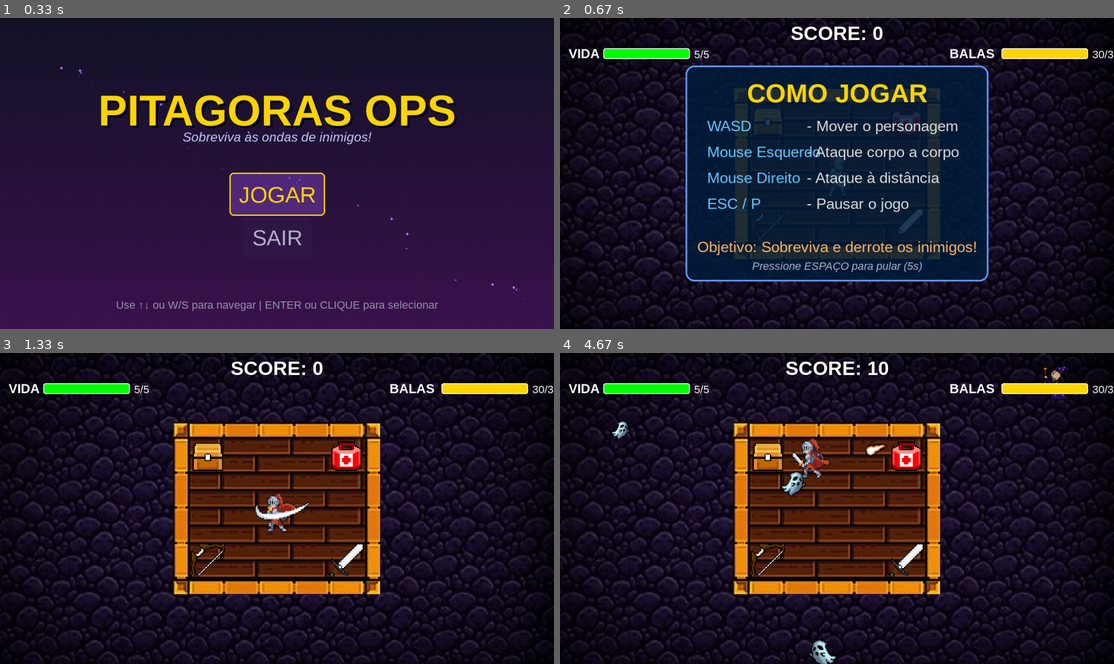
Above: before the commit, frames 1-4 (two rows, left to right).
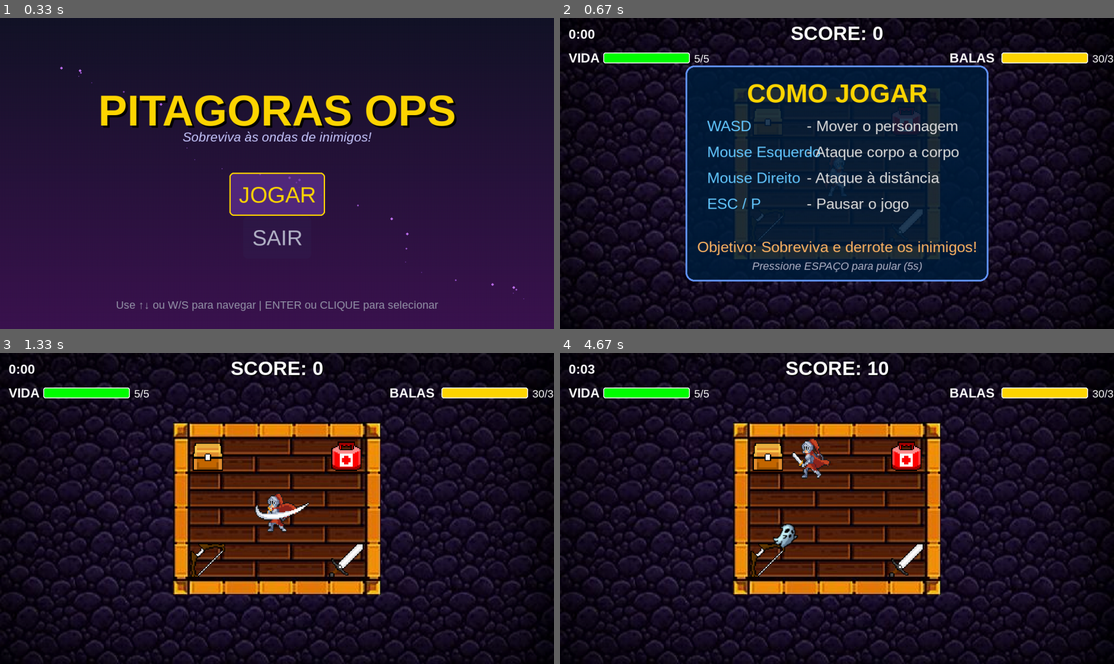
Above: after the commit, the same moments.

Repository: nicolassaez2004/pygamedesoft2026.1
Game: pygame game, started from main.py
Two runs of this game, one before a commit and one after it. Both use one fixed random seed, a clock stepped at 60 frames per second and the inputs below.
Inputs (mouse positions are in pixels of both pictures, inside the frame that each line leads up to):
- Up to frame 1 (0.33 s): no input
- Up to frame 2 (0.67 s): press the mouse at (814, 185) at 0.37 s; move the mouse to (914, 176) at 0.47 s; release the mouse at (1014, 164) at 0.6 s
- Up to frame 3 (1.33 s): tap Space at 0.67 s; press the mouse at (254, 520) at 1.03 s; move the mouse to (204, 483) at 1.13 s; release the mouse at (149, 446) at 1.27 s
- Up to frame 4 (4.67 s): hold W 1.33-1.8 s; hold D 1.83-2.3 s; hold A 2.33-2.87 s; hold S 2.9-3.2 s; press the mouse at (814, 520) at 3.27 s; move the mouse to (803, 502) at 3.37 s; release the mouse at (787, 483) at 3.5 s; hold A 3.57-3.97 s; hold W 4-4.37 s; hold D from 4.4 s (still down)

Frame 1 is identical in both runs. In frame 2, 1.7% of the frame differs, in the area x 1-100%, y 3-15%; in frame 3, 1.7%; in frame 4, 2.7%, in the area x 1-100%, y 3-100%.

Commit message:
Adição de música e balanceamento

Diff:
--- a/enemy.py
+++ b/enemy.py
@@ -111,6 +111,7 @@
 
     def __init__(self, x, y, sprite, speed=140, radius=None):
         super().__init__(x, y, sprite, speed, radius, preferred_min=260, preferred_max=420)
+        self.shoot_interval = 2.5  # Reduzido de 1.8 para começar mais devagar
 
     def maybe_shoot(self, player_pos):
         if not self.can_shoot():
@@ -128,6 +129,12 @@
         else:
             # Todos os tipos disponíveis
             arrow_idx = random.randint(0, 2)
+
+        # Reduzir intervalo conforme dificuldade aumenta
+        base_interval = 2.5
+        difficulty_multiplier = max(1.0, 1.0 - (difficulty_level - 1.0) * 0.15)  # Reduz até 15% conforme dificuldade
+        adjusted_interval = base_interval * difficulty_multiplier
+        self.shoot_interval = adjusted_interval
 
         # Definição com escalação
         arrow_types = [
@@ -156,7 +163,7 @@
 
     def __init__(self, x, y, sprite, speed=130, radius=None):
         super().__init__(x, y, sprite, speed, radius, preferred_min=260, preferred_max=420)
-        self.shoot_interval = 2.1
+        self.shoot_interval = 2.8  # Reduzido de 2.1 para começar mais devagar
 
     def maybe_shoot(self, player_pos):
         if not self.can_shoot():
@@ -174,6 +181,12 @@
         else:
             # Todos os tipos disponíveis
             spell_idx = random.randint(0, 2)
+
+        # Reduzir intervalo conforme dificuldade aumenta
+        base_interval = 2.8
+        difficulty_multiplier = max(1.0, 1.0 - (difficulty_level - 1.0) * 0.15)  # Reduz até 15% conforme dificuldade
+        adjusted_interval = base_interval * difficulty_multiplier
+        self.shoot_interval = adjusted_interval
 
         # Definição com escalação
         spells = [
@@ -243,6 +256,7 @@
         self.max_enemies = 3  # reduzido de 5 para 3
         self.difficulty = 1.0  # multiplicador de dificuldade
         self.enemy_projectiles = []
+        self.current_score = 0  # Rastreia o score para ajustar dificuldade
 
     def spawn_enemy(self):
         """Spawna um novo inimigo em um local aleatório nas bordas e tipo aleatório"""
@@ -340,16 +354,27 @@
 
     def get_all_enemies(self):
         """Retorna lista de todos os inimigos"""
-        return self.enemies
+        return self.enemies[:]
 
     def increase_difficulty(self, score):
-        """Aumenta a dificuldade baseado no score"""
-        # A cada 500 pontos, aumenta a velocidade em 15%
-        self.difficulty = 1.0 + (score // 500) * 0.15
-        # A cada 1000 pontos, adiciona mais 1 inimigo (máximo)
-        self.max_enemies = 5 + (score // 1000)
-        # A cada 2000 pontos, reduz o tempo entre spawns
-        self.spawn_interval = max(0.3, 1.0 - (score // 2000) * 0.15)
+        """Aumenta dificuldade com base no score - progressão lenta"""
+        self.current_score = score
+
+        # Limitar máximo de inimigos conforme score (progressão mais lenta)
+        if score < 1500:
+            self.max_enemies = 3
+        elif score < 3500:
+            self.max_enemies = 4
+        elif score < 6000:
+            self.max_enemies = 5
+        else:
+            self.max_enemies = 6
+
+        # Aumentar dificuldade muito mais gradualmente (reduzido de 1/5000 para 1/8000)
+        self.difficulty = 1.0 + (score / 8000.0)
+
+        # Spawn interval reduz bem lentamente
+        self.spawn_interval = max(0.8, 2.0 - (score / 10000.0))
 
     def clear(self):
         """Limpa todos os inimigos"""
--- a/gameplay.py
+++ b/gameplay.py
@@ -75,12 +75,29 @@
     # Inicializa o arco do player (ataque direito - bola amarela)
     bow_left = projectile.Bow(player_obj.pos, max_ammo=30)  # Bola amarela
 
+    # Inicia transição de música (fade out do menu, fade in da gameplay)
+    pygame.mixer.music.fadeout(1000)  # Fade out de 1 segundo
+    try:
+        pygame.mixer.music.load('sons/trilha_sonora.mp3')
+        pygame.mixer.music.play(-1)  # -1 para loop infinito
+        pygame.mixer.music.set_volume(0)  # Começa sem som
+        # Fade in gradual
+        import time as time_module
+        start_time = time_module.time()
+        fade_duration = 12  # 12 segundos para fade in
+        final_volume = 0.22
+    except Exception as e:
+        print(f"Aviso: Não foi possível carregar a música de gameplay: {e}")
+        fade_duration = 0
+        final_volume = 0.22
+
     score = 0
     dt = 0
     attack_cooldown_right = 0
     attack_cooldown_duration = 0.3
     current_melee_attack = None  # Ataque melee ativo
     time = 0  # Timer para animações
+    elapsed_time = 0  # Cronômetro de tempo decorrido no jogo
 
     # Sistema de pontuação por tempo
     time_score_timer = 0
@@ -96,6 +113,9 @@
     # Tutorial inicial
     show_tutorial = True
     tutorial_timer = 5.0  # Mostra por 5 segundos
+
+    # Transição de música
+    music_transition_time = 0
 
     while True:
         for event in pygame.event.get():
@@ -121,6 +141,12 @@
             if tutorial_timer <= 0:
                 show_tutorial = False
 
+            # Atualiza fade in da música durante o tutorial
+            music_transition_time += dt
+            if music_transition_time <= fade_duration and fade_duration > 0:
+                volume = (music_transition_time / fade_duration) * final_volume
+                pygame.mixer.music.set_volume(volume)
+
             # Desenha apenas o fundo, plataforma e tutorial
             window.blit(assets['bg'], (0, 0))
             plataforma_x = (window.get_width() - 480) // 2
@@ -137,7 +163,7 @@
             player_obj.draw(window)
 
             # Desenha HUD básico
-            draw_hud(window, score, player_obj, bow_left, enemy_manager, time)
+            draw_hud(window, score, player_obj, bow_left, enemy_manager, time, elapsed_time)
 
             # Desenha tutorial
             draw_tutorial(window, tutorial_timer)
@@ -145,6 +171,14 @@
             pygame.display.flip()
             dt = clock.tick(60) / 1000
             continue
+
+        # Atualiza fade in da música
+        music_transition_time += dt
+        if music_transition_time <= fade_duration and fade_duration > 0:
+            volume = (music_transition_time / fade_duration) * final_volume
+            pygame.mixer.music.set_volume(volume)
+        elif music_transition_time > fade_duration:
+            pygame.mixer.music.set_volume(final_volume)
 
         # Se pausado, mostra menu de pausa
         if paused:
@@ -160,8 +194,12 @@
 
         # Incrementa timer para animações
         time += dt
+        elapsed_time += dt  # Incrementa cronômetro
 
         if not player_obj.game_over:
+            # Aumenta dificuldade com base no score
+            enemy_manager.increase_difficulty(score)
+
             # Sistema de pontuação por tempo
             time_score_timer += dt
             if time_score_timer >= time_score_interval:
@@ -317,7 +355,7 @@
             window.blit(flash_surface, (0, 0))
 
         # Desenha HUD melhorado
-        draw_hud(window, score, player_obj, bow_left, enemy_manager, time)
+        draw_hud(window, score, player_obj, bow_left, enemy_manager, time, elapsed_time)
 
         # Desenha status de game over
         if player_obj.game_over:
@@ -339,13 +377,19 @@
     pygame.draw.rect(surface, border_color, (x, y, width, height), 2, border_radius=5)
 
 
-def draw_hud(window, score, player_obj, bow_left, enemy_manager, time):
+def draw_hud(window, score, player_obj, bow_left, enemy_manager, time, elapsed_time=0):
     """Desenha a HUD melhorada"""
     # Fontes
     font_large = pygame.font.SysFont('Arial', 45, bold=True)
     font_medium = pygame.font.SysFont('Arial', 30, bold=True)
     font_small = pygame.font.SysFont('Arial', 25)
 
+    # Cronômetro na esquerda (em cima de VIDA)
+    minutes = int(elapsed_time) // 60
+    seconds = int(elapsed_time) % 60
+    timer_text = font_medium.render(f"{minutes}:{seconds:02d}", True, (255, 255, 255))
+    window.blit(timer_text, (20, 20))
+
     # Score centralizado no meio da tela (branco) - sem painel roxo
     score_text = font_large.render(f"SCORE: {score}", True, (255, 255, 255))
     score_shadow = font_large.render(f"SCORE: {score}", True, (0, 0, 0))
@@ -354,21 +398,21 @@
     window.blit(score_shadow, (score_x + 2, 12))
     window.blit(score_text, (score_x, 10))
 
-    # Vida
+    # Vida (abaixo do cronômetro)
     health_label = font_medium.render("VIDA", True, (255, 255, 255))
-    window.blit(health_label, (20, 65))
-    draw_health_bar(window, 100, 70, 200, 25, player_obj.health, player_obj.max_health,
+    window.blit(health_label, (20, 75))
+    draw_health_bar(window, 100, 80, 200, 25, player_obj.health, player_obj.max_health,
                    (0, 255, 0) if player_obj.health > 2 else (255, 100, 0))
     health_text = font_small.render(f"{player_obj.health}/{player_obj.max_health}", True, (255, 255, 255))
-    window.blit(health_text, (310, 70))
+    window.blit(health_text, (310, 80))
 
     # Munição (movida para a direita)
     ammo_label = font_medium.render("BALAS", True, (255, 255, 255))
-    window.blit(ammo_label, (900, 65))
-    draw_health_bar(window, 1020, 70, 200, 25, bow_left.ammo, bow_left.max_ammo,
+    window.blit(ammo_label, (900, 75))
+    draw_health_bar(window, 1020, 80, 200, 25, bow_left.ammo, bow_left.max_ammo,
                    (255, 215, 0) if bow_left.ammo > 10 else (255, 50, 50))
     ammo_text = font_small.render(f"{bow_left.ammo}/{bow_left.max_ammo}", True, (255, 255, 255))
-    window.blit(ammo_text, (1230, 70))
+    window.blit(ammo_text, (1230, 80))
 
     # Status de Stun - embaixo do score
     if player_obj.stun_timer > 0:
--- a/leaderboard.py
+++ b/leaderboard.py
@@ -2,6 +2,14 @@
 
 def leaderboard_loop(window, clock):
     """Tela de leaderboard que permite voltar ao menu"""
+
+    # Carrega e toca a música do menu
+    try:
+        pygame.mixer.music.load('sons/menu.mp3')
+        pygame.mixer.music.play(-1)  # -1 para loop infinito
+        pygame.mixer.music.set_volume(0.22)
+    except Exception as e:
+        print(f"Aviso: Não foi possível carregar a música do menu: {e}")
 
     while True:
         for event in pygame.event.get():
--- a/menu.py
+++ b/menu.py
@@ -11,6 +11,14 @@
         pygame.draw.line(surface, (r, g, b), (rect.x, rect.y + y), (rect.x + rect.width, rect.y + y))
 
 def menu_loop(window, clock):
+    # Carrega e toca a música do menu
+    try:
+        pygame.mixer.music.load('sons/menu.mp3')
+        pygame.mixer.music.play(-1)  # -1 para loop infinito
+        pygame.mixer.music.set_volume(0.22)
+    except Exception as e:
+        print(f"Aviso: Não foi possível carregar a música do menu: {e}")
+
     # Fontes melhoradas
     font_titulo = pygame.font.SysFont('Arial', 100, bold=True)
     font_opcao = pygame.font.SysFont('Arial', 50)
Binary file added: Sprites/FlechaJOGADOR1.png
Binary file added: Sprites/FlechaJOGADOR2.png
Binary file added: Sprites/FlechaJOGADOR3.png
Not shown, added: Sprites/FlechaJOGADOR1.piskel
Not shown, added: Sprites/FlechaJOGADOR2.piskel
Not shown, added: Sprites/FlechaJOGADOR3.piskel
Not shown, added: sons/menu.mp3
Not shown, added: sons/trilha_sonora.mp3
